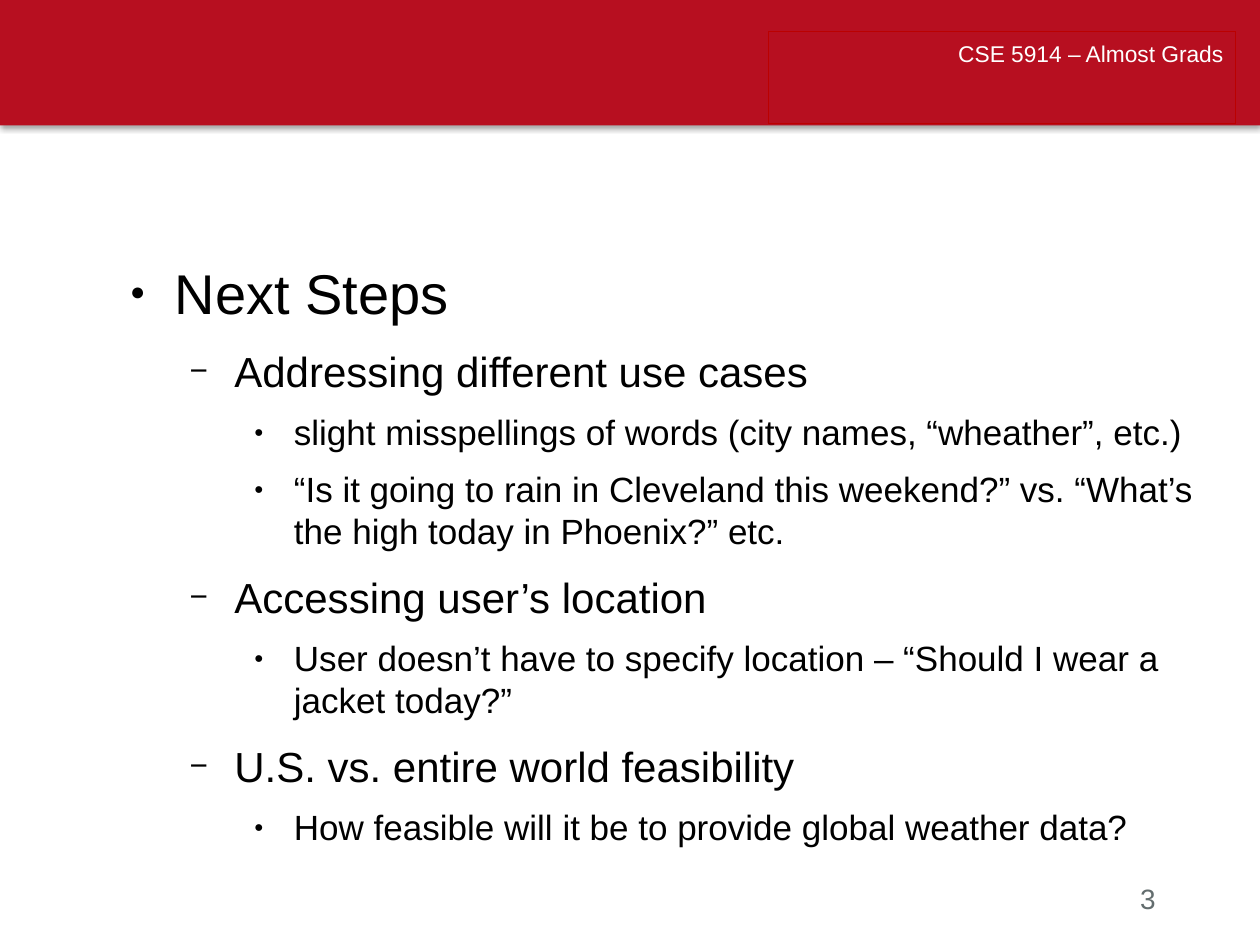
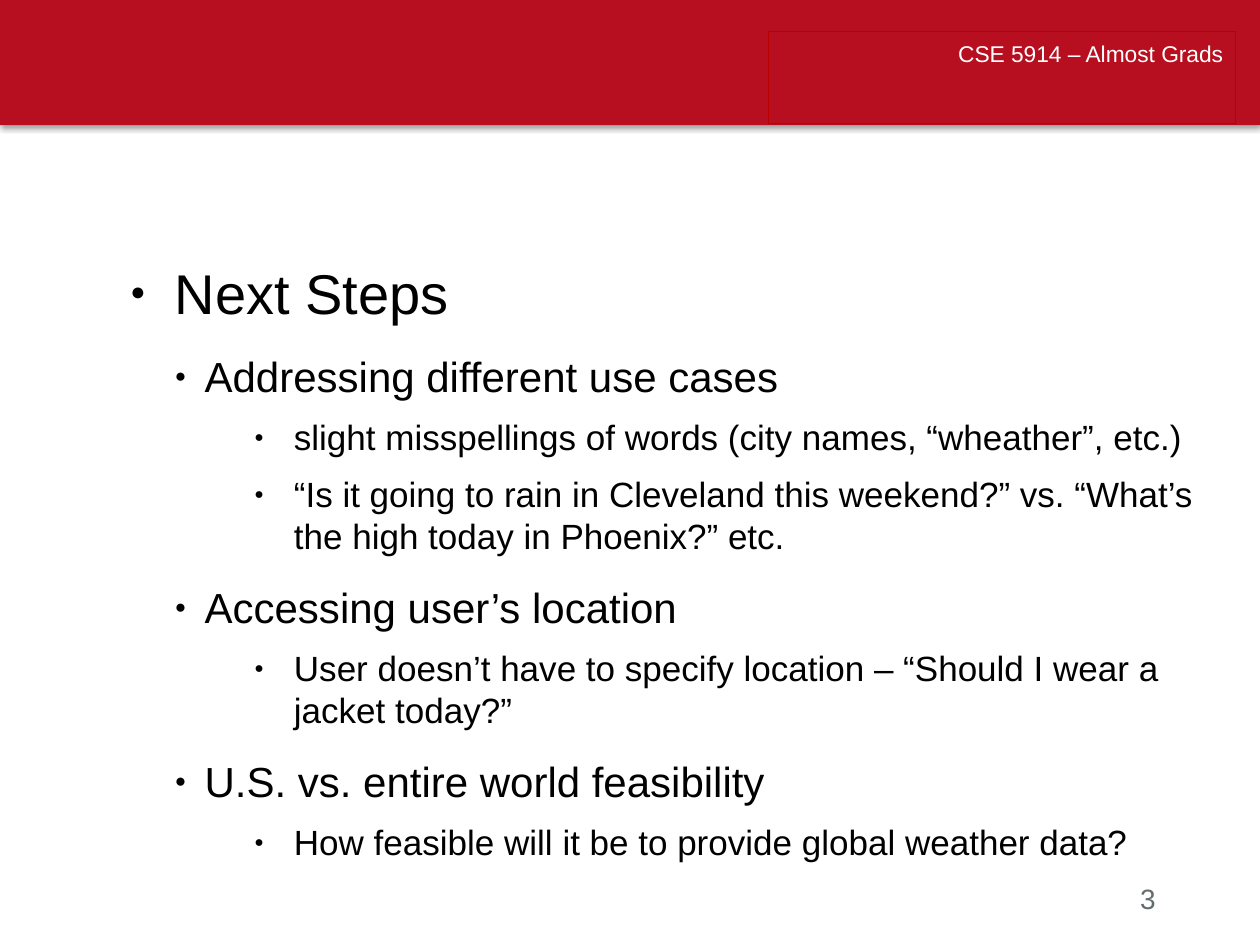
Before and after one commit to almost-grads/watson-project, a slide deck: slide 3 of cse_5914_almost_grads_ckpt_1.pptx. Drawn at 1260x945 pixels with LibreOffice and Linux fonts; fonts in the diff are those of the drawing; background and template pictures are left out. Boxes give left, top, right and bottom in pixels: in the first picture for what was removed or moved away, otherwise in the second. Text is boxed around its words. In the diff, an @@ line names an element or a change of style, - is before the commit and + after.

```diff
--- a/cse_5914_almost_grads_ckpt_1.pptx
+++ b/cse_5914_almost_grads_ckpt_1.pptx
@@ text in rectangle at [205, 361, 778, 806]: bullet − to ●; list level 2 to 3 in "Addressing different use cases"; list level 2 to 3 in "Accessing user’s location"; list level 2 to 3 in "U.S. vs. entire world feasibility" @@
```
Also in this commit, not shown: 3 other slides changed, 1 slide added.
